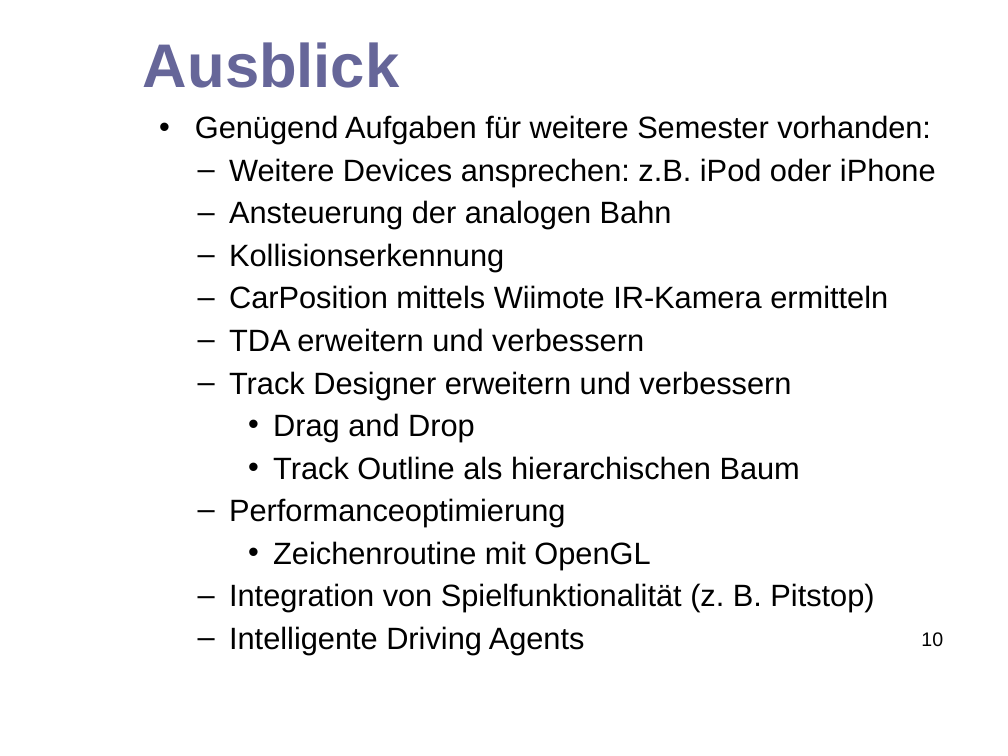
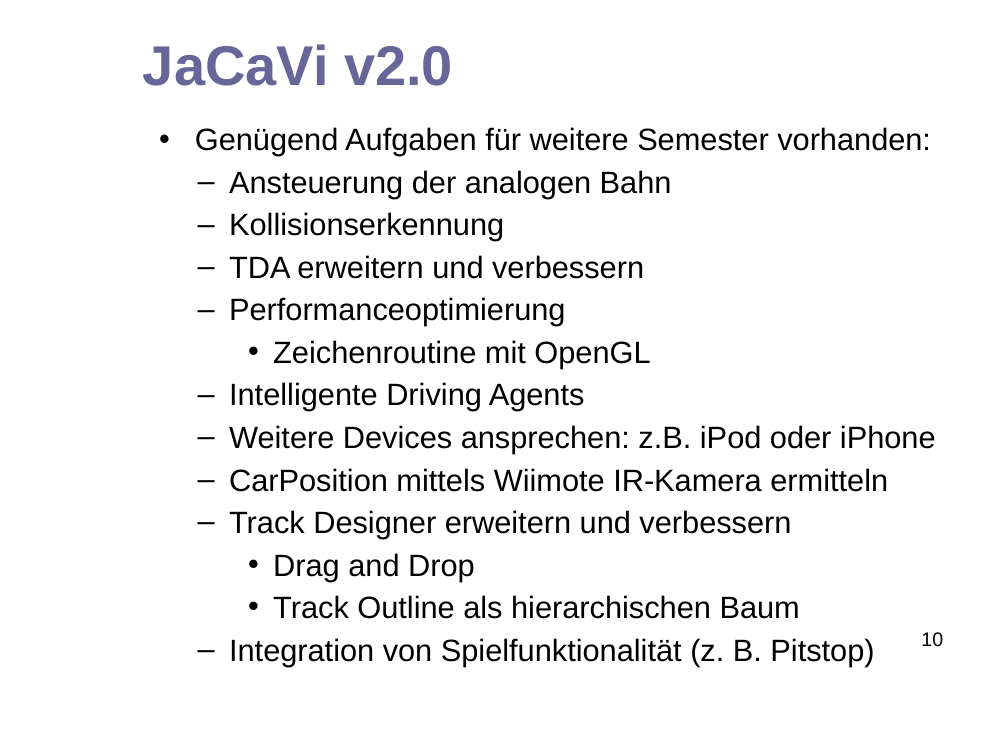
Before and after one commit to hheimbuerger/jacavi, a slide deck: slide 10 of docs/presentation documents/Abschlusspräsentation_JaCaVi.odp. Drawn at 1008x756 pixels with LibreOffice and Linux fonts; fonts in the diff are those of the drawing; background and template pictures are left out. Boxes give left, top, right and bottom in pixels: in the first picture for what was removed or moved away, otherwise in the second. Text is boxed around its words. In the diff, an @@ line names an element or a change of style, - is before the commit and + after.

```diff
--- a/docs/presentation documents/Abschlusspräsentation_JaCaVi.odp
+++ b/docs/presentation documents/Abschlusspräsentation_JaCaVi.odp
@@ title at (143, 44, 453, 86): text changed; size 44 to 40 pt @@
-Ausblick
+JaCaVi v2.0
@@ text "Genügend Aufgaben für weitere Semester ...": place and size @@
-text "Genügend Aufgaben für weitere Semester ..." at (195, 115, 936, 654)
+text "Genügend Aufgaben für weitere Semester ..." at (195, 127, 936, 666)
@@ text at (229, 158, 936, 186): paragraph removed @@
-  – Weitere Devices ansprechen: z.B. iPod oder iPhone
@@ text at (229, 255, 936, 454): paragraphs added @@
+  – TDA erweitern und verbessern
+  – Performanceoptimierung
+    • Zeichenroutine mit OpenGL
+  – Intelligente Driving Agents
+  – Weitere Devices ansprechen: z.B. iPod oder iPhone
@@ text at (229, 328, 644, 352): paragraph removed @@
-  – TDA erweitern und verbessern
@@ text at (229, 498, 650, 569): paragraphs removed @@
-  – Performanceoptimierung
-    • Zeichenroutine mit OpenGL
@@ text at (229, 626, 585, 654): paragraph removed @@
-  – Intelligente Driving Agents
```
Also in this commit, not shown: 6 other slides changed, 2 slides added, 2 slides removed.
